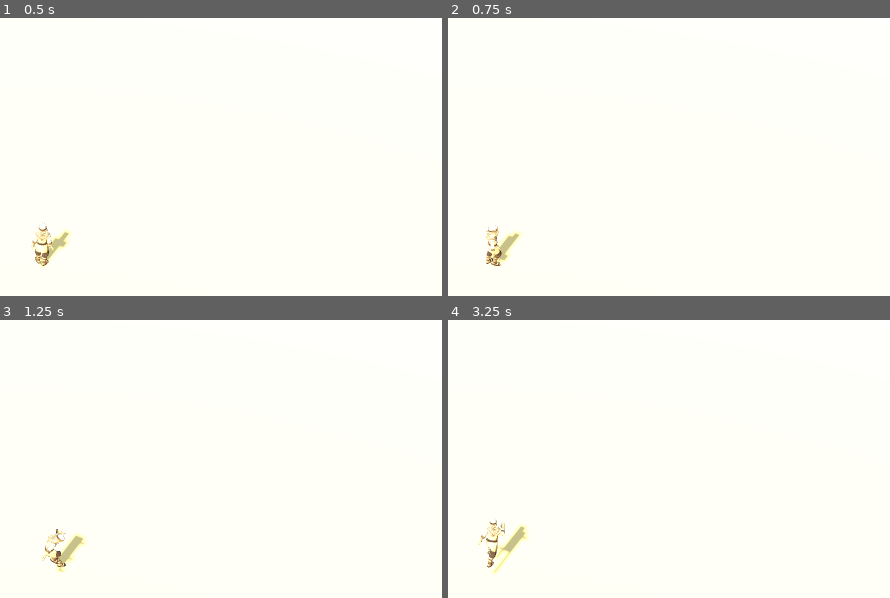
Above: before the commit, frames 1-4 (two rows, left to right).
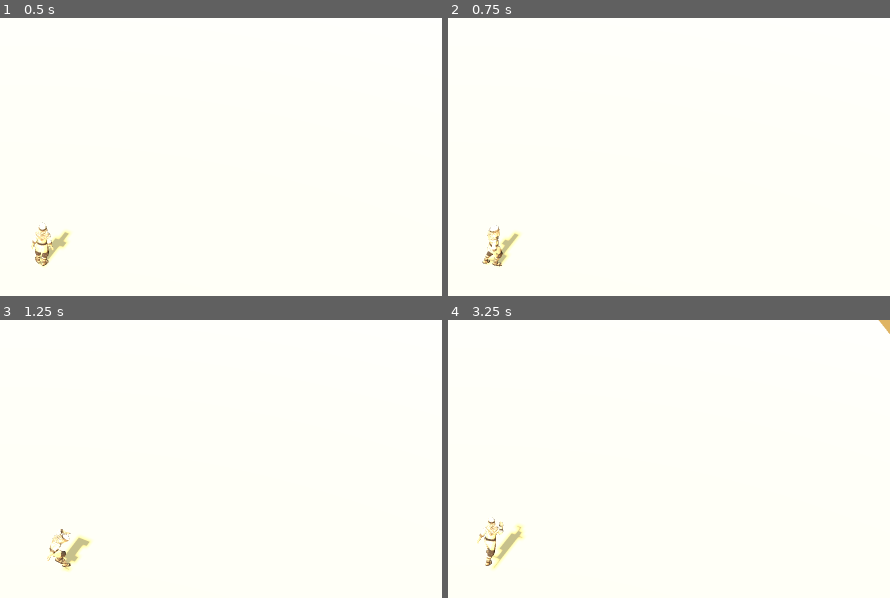
Above: after the commit, the same moments.

Repository: jmelvin92/shaiba
Game: Godot game, scene res://scenes/world/world.tscn
Same seed, same stepped clock (60 frames per second), same inputs: the game is played once before the commit and once after it.
Inputs (mouse positions are in pixels of both pictures, inside the frame that each line leads up to):
- Up to frame 1 (0.5 s): no input
- Up to frame 2 (0.75 s): move the mouse to (664, 220) at 0.52 s; hold D (move_right) from 0.53 s (still down); hold Shift (sprint) from 0.53 s (still down)
- Up to frame 3 (1.25 s): keep holding D (move_right); keep holding Shift (sprint); tap Space (jump) at 0.77 s
- Up to frame 4 (3.25 s): move the mouse to (outside the picture) at 1.27 s; release D (move_right) at 1.28 s; release Shift (sprint) at 1.28 s; hold S (move_down) 1.28-2.03 s; tap Mouse wheel up (camera_zoom_in) at 1.35 s; tap Space (jump) at 1.52, 3.02 s; tap Shift (sprint) at 1.55, 2.3, 3.05 s; move the mouse to (571, 445) at 2.02 s; hold D (move_right) 2.03-2.78 s; hold Mouse wheel down (camera_zoom_out) 2.03-2.78 s; tap Enter at 2.75 s; move the mouse to (outside the picture) at 2.77 s; hold W (move_up) from 2.78 s (still down); tap Ctrl (crouch) at 2.85 s

Frame 1 is identical in both runs. In frame 2, 0.4% of the frame differs, in the area x 7-17%, y 74-90%; in frame 3, 0.8%; in frame 4, 0.9%, in the area x 6-100%, y 0-92%.

Commit message:
Lighten movement response
The speed retune left the 180 degree reversal at 0.53 s against the 0.40 s
signed off in Phase 2, and the run wind-up at 0.57 s. Raising acceleration
and easing turn_drag brings both back to 0.38 s.

Co-Authored-By: Claude Fable 5 <noreply@anthropic.com>

Diff:
--- a/scenes/player/player.gd
+++ b/scenes/player/player.gd
@@ -29,16 +29,16 @@
 @export_range(1.0, 16.0, 0.1) var run_speed: float = 4.9
 ## How hard the player is pushed toward the target speed (m/s²).
 ## Lower = more weight.
-@export_range(1.0, 100.0, 0.5) var acceleration: float = 8.0
+@export_range(1.0, 100.0, 0.5) var acceleration: float = 12.0
 ## How hard the player is slowed when there is no input (m/s²).
-@export_range(1.0, 100.0, 0.5) var friction: float = 12.0
+@export_range(1.0, 100.0, 0.5) var friction: float = 14.0
 ## Turn smoothing toward the move direction (higher = snappier, less drift).
 @export_range(1.0, 40.0, 0.5) var turn_speed: float = 7.0
 ## How much of the acceleration is lost while the body is still turned away
 ## from where you asked it to go. 0 = none (you change direction as fast as you
 ## can press), 1 = no thrust at all until the body has come round. This is what
 ## gives a sudden reversal its weight; the visible turn alone would not.
-@export_range(0.0, 1.0, 0.05) var turn_drag: float = 0.55
+@export_range(0.0, 1.0, 0.05) var turn_drag: float = 0.45
 
 @export_group("Air")
 ## Peak height of a full jump, metres. Converted to a launch velocity against
--- a/tools/verify_player.gd
+++ b/tools/verify_player.gd
@@ -59,6 +59,10 @@
 
 	if OS.get_cmdline_user_args().has("--sweep"):
 		await _sweep()
+		quit()
+		return
+	if OS.get_cmdline_user_args().has("--feel"):
+		await _feel()
 		quit()
 		return
 	if OS.get_cmdline_user_args().has("--stairs"):
@@ -89,6 +93,56 @@
 		for line: String in _failures:
 			print("FAIL  %s" % line)
 	quit(0 if _failures.is_empty() else 1)
+
+
+## Times how quickly the character answers the controls, so "feels heavy" can
+## be tuned against numbers rather than impressions.
+func _feel() -> void:
+	var tick: float = 1.0 / float(Engine.physics_ticks_per_second)
+	print("acceleration %.1f   friction %.1f   turn_drag %.2f   turn_speed %.1f" % [
+		_player.acceleration, _player.friction, _player.turn_drag, _player.turn_speed])
+
+	for sprint: bool in [false, true]:
+		var target: float = _player.run_speed if sprint else _player.walk_speed
+		var label: String = "run" if sprint else "walk"
+
+		await _reset()
+		Input.action_press("move_up")
+		if sprint:
+			Input.action_press("sprint")
+		var launch: int = 0
+		while launch < 200 and _player.get_planar_speed() < target * 0.9:
+			await physics_frame
+			launch += 1
+
+		# Now let go and see how long it takes to come to rest.
+		_release()
+		var stop: int = 0
+		while stop < 200 and _player.get_planar_speed() > 0.05:
+			await physics_frame
+			stop += 1
+		print("%-5s to 90%% of %.1f m/s: %.2f s     to a standstill: %.2f s" % [
+			label, target, launch * tick, stop * tick])
+
+	# A full reversal: run one way, then demand the opposite and time how long
+	# until the body is actually moving back at speed. This is what turn_drag
+	# governs, and it is where weight is felt most.
+	await _reset()
+	Input.action_press("move_up")
+	for i: int in range(90):
+		await physics_frame
+	var facing_before: Vector3 = -_player.global_basis.z
+	_release()
+	Input.action_press("move_down")
+	var turn: int = 0
+	while turn < 240:
+		await physics_frame
+		turn += 1
+		var facing: Vector3 = -_player.global_basis.z
+		if facing.dot(facing_before) < -0.9 and _player.get_planar_speed() > _player.walk_speed * 0.9:
+			break
+	print("180 degree reversal, back up to speed: %.2f s" % (turn * tick))
+	_release()
 
 
 ## Traces the body's height while it climbs the 0.25 m staircase, so a stair
Not shown, changed: docs/DECISIONS.md
